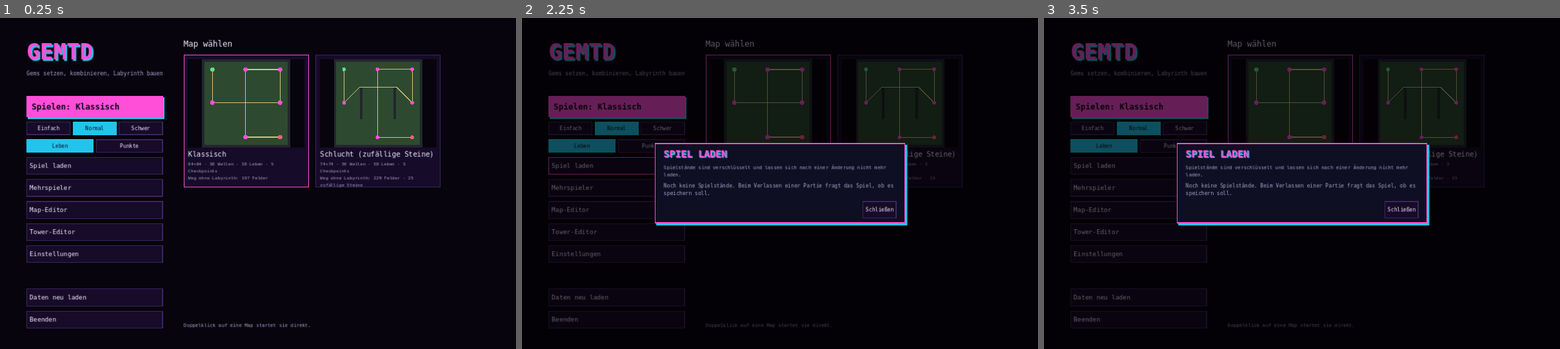
Above: before the commit, frames 1-3 (left to right).
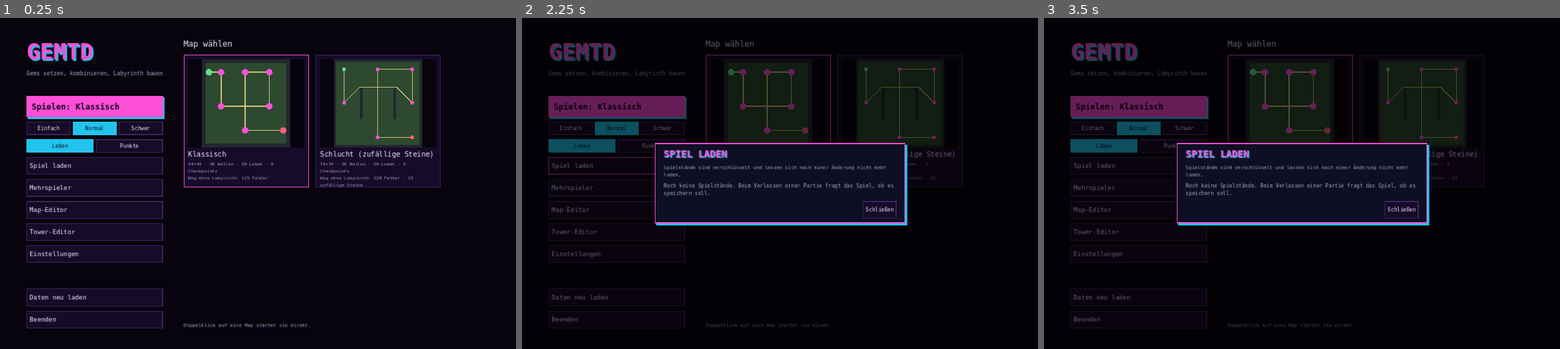
Above: after the commit, the same moments.

Repository: Tulkor/GemTD
Game: Godot game, scene res://scenes/main_menu.tscn
Two runs of this game, one before a commit and one after it. Both use one fixed random seed, a clock stepped at 60 frames per second and the inputs below.
Inputs:
- Up to frame 1 (0.25 s): no input
- Up to frame 2 (2.25 s): click "Normal" at 0.5 s; click "Normal" at 1.25 s; click "Spiel laden" at 2 s
- Up to frame 3 (3.5 s): click "Spiel laden" at 2.75 s

The runs differ from the first frame. In frame 1, 0.7% of the frame differs, in the area x 36-56%, y 13-49%; in frame 2, 0.4%; in frame 3, 0.4%.

Commit message:
Klassische Map nach gemtowerdefense.com: 20×20 Tower, Wegpunkte wie dort
Vermessen aus einem Screenshot: Baufläche 40×40 Felder, Wegpunkte bei x 8/20/32 und y 5/22/34
(Feldern), Start am linken Rand, Ziel am rechten Rand. Weg ohne Maze 125 Felder.

Co-Authored-By: Claude Opus 5.5 (1M context) <noreply@anthropic.com>
Claude-Session: https://claude.ai/code/session_01TQZfqhkrKha1HFCsvak4Bp

Diff:
--- a/data/maps/classic.json
+++ b/data/maps/classic.json
@@ -2,102 +2,86 @@
 	"format": 2,
 	"id": "classic",
 	"name": "Klassisch",
-	"width": 64,
-	"height": 64,
+	"width": 44,
+	"height": 44,
 	"tiles": [
-		"################################################################",
-		"################################################################",
-		"##............................................................##",
-		"##............................................................##",
-		"##............................................................##",
-		"##............................................................##",
-		"##............................................................##",
-		"##............................................................##",
-		"##............................................................##",
-		"##............................................................##",
-		"##............................................................##",
-		"##............................................................##",
-		"##............................................................##",
-		"##............................................................##",
-		"##............................................................##",
-		"##............................................................##",
-		"##............................................................##",
-		"##............................................................##",
-		"##............................................................##",
-		"##............................................................##",
-		"##............................................................##",
-		"##............................................................##",
-		"##............................................................##",
-		"##............................................................##",
-		"##............................................................##",
-		"##............................................................##",
-		"##............................................................##",
-		"##............................................................##",
-		"##............................................................##",
-		"##............................................................##",
-		"##............................................................##",
-		"##............................................................##",
-		"##............................................................##",
-		"##............................................................##",
-		"##............................................................##",
-		"##............................................................##",
-		"##............................................................##",
-		"##............................................................##",
-		"##............................................................##",
-		"##............................................................##",
-		"##............................................................##",
-		"##............................................................##",
-		"##............................................................##",
-		"##............................................................##",
-		"##............................................................##",
-		"##............................................................##",
-		"##............................................................##",
-		"##............................................................##",
-		"##............................................................##",
-		"##............................................................##",
-		"##............................................................##",
-		"##............................................................##",
-		"##............................................................##",
-		"##............................................................##",
-		"##............................................................##",
-		"##............................................................##",
-		"##............................................................##",
-		"##............................................................##",
-		"##............................................................##",
-		"##............................................................##",
-		"##............................................................##",
-		"##............................................................##",
-		"################################################################",
-		"################################################################"
+		"############################################",
+		"############################################",
+		"##........................................##",
+		"##........................................##",
+		"##........................................##",
+		"##........................................##",
+		"##........................................##",
+		"##........................................##",
+		"##........................................##",
+		"##........................................##",
+		"##........................................##",
+		"##........................................##",
+		"##........................................##",
+		"##........................................##",
+		"##........................................##",
+		"##........................................##",
+		"##........................................##",
+		"##........................................##",
+		"##........................................##",
+		"##........................................##",
+		"##........................................##",
+		"##........................................##",
+		"##........................................##",
+		"##........................................##",
+		"##........................................##",
+		"##........................................##",
+		"##........................................##",
+		"##........................................##",
+		"##........................................##",
+		"##........................................##",
+		"##........................................##",
+		"##........................................##",
+		"##........................................##",
+		"##........................................##",
+		"##........................................##",
+		"##........................................##",
+		"##........................................##",
+		"##........................................##",
+		"##........................................##",
+		"##........................................##",
+		"##........................................##",
+		"##........................................##",
+		"############################################",
+		"############################################"
 	],
 	"spawn": [
-		7,
-		7
+		3,
+		6
 	],
 	"goal": [
-		56,
-		56
+		40,
+		35
 	],
 	"checkpoints": [
 		[
-			7,
-			31
+			9,
+			6
 		],
 		[
-			56,
-			31
+			9,
+			23
 		],
 		[
-			56,
-			7
+			33,
+			23
 		],
 		[
-			31,
-			7
+			33,
+			6
 		],
 		[
-			31,
-			56
+			21,
+			6
+		],
+		[
+			21,
+			35
 		]
 	],
 	"marker_radius": 1,
--- a/tests/balance_test.gd
+++ b/tests/balance_test.gd
@@ -7,8 +7,8 @@
 
 const GEMS := ["amethyst", "aquamarine", "diamond", "emerald", "opal", "ruby", "sapphire", "topaz"]
 const RUNS := 10
-const POSITIONS := {"Ecke": Vector2i(9, 27), "Gerade": Vector2i(8, 18)}
-const ROCKS_AT := [Vector2i(36, 44), Vector2i(40, 44), Vector2i(44, 44), Vector2i(48, 44)]
+const POSITIONS := {"Ecke": Vector2i(11, 19), "Gerade": Vector2i(10, 14)}
+const ROCKS_AT := [Vector2i(12, 28), Vector2i(15, 28), Vector2i(12, 31), Vector2i(15, 31)]
 
 
 func _ready() -> void:
--- a/tests/late_balance_test.gd
+++ b/tests/late_balance_test.gd
@@ -14,10 +14,10 @@
 ## Spezial-Tower in jeder Stufe, Grund-Gems als Vergleich in den Stufen 4 und 5 (Perfekt, Groß)
 const GEM_TIERS := [4, 5]
 const WAVES := [30, 31, 32, 33, 34, 35, 39, 42, 43, 48, 50]
-const TOWER_AT := Vector2i(9, 27)
+const TOWER_AT := Vector2i(11, 19)
 const MASS_COUNT := 30
 const MASS_INTERVAL := 0.25
-const ROCKS_AT := [Vector2i(36, 44), Vector2i(40, 44), Vector2i(44, 44), Vector2i(48, 44)]
+const ROCKS_AT := [Vector2i(12, 28), Vector2i(15, 28), Vector2i(12, 31), Vector2i(15, 31)]
 
 var absolute := false
 var trap_passes := 1
--- a/tests/speed_test.gd
+++ b/tests/speed_test.gd
@@ -6,7 +6,7 @@
 ## Flugwelle bekommen riesige Leben, damit keiner stirbt: gemessen wird reiner Schaden über die gleiche Strecke.
 
 const SPEEDS := [1.0, 2.0, 4.0]
-const CORNER := Vector2i(9, 27)
+const CORNER := Vector2i(11, 19)
 const TOLERANCE := 0.05
 
 var failures := 0
Not shown, changed: README.md
